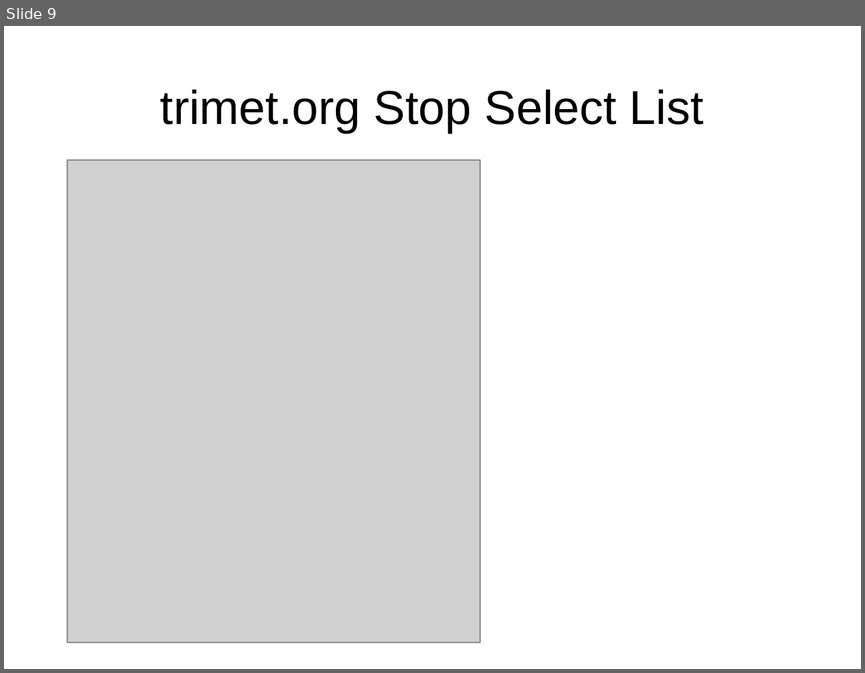
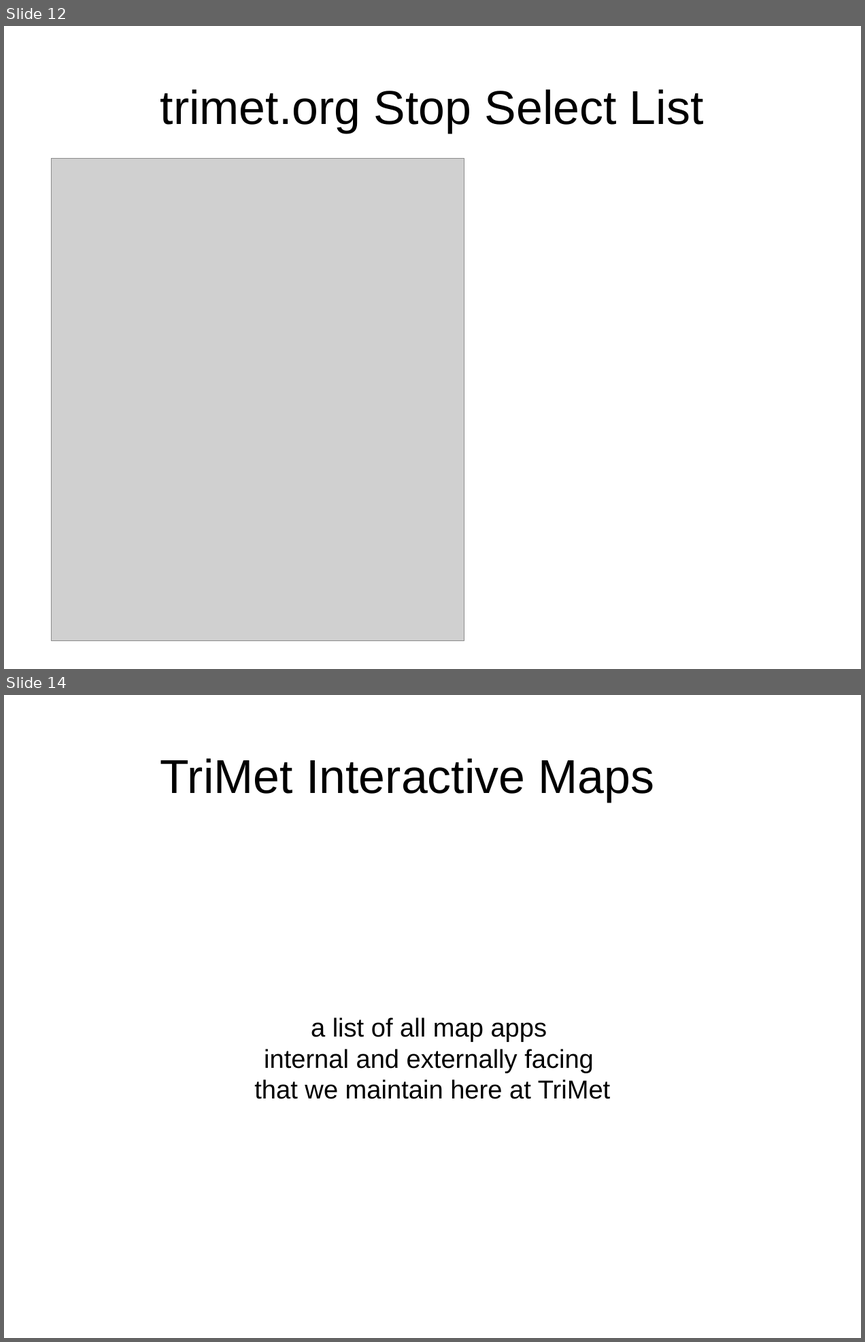
Before and after one commit to OpenTransitTools/loader, a slide deck: docs/trimet/Architecture - Trip Assets.odp. Shown one above the other, each under a label of ours: slide 9 before the commit, slides 12 and 14 after it; the slides between them are not shown. The pictures are 865x673 and 865x1342 pixels, drawn with LibreOffice and Linux fonts; fonts in the diff are those of the drawing; grey boxes stand for pictures. Boxes give left, top, right and bottom in pixels: in the first picture for what was removed or moved away, otherwise in the second. Text is boxed around its words. In the diff, an @@ line names an element or a change of style, - is before the commit and + after.

Commit message:
arch drawing update 1/N ... finish text image imports

```diff
--- a/docs/trimet/Architecture - Trip Assets.odp
+++ b/docs/trimet/Architecture - Trip Assets.odp
@@ slide 14 added at <box>4,695,861,1338</box>, background #FFFFFF @@
@@ title added at <box>160,758,655,802</box>, 44 pt, text #000000 @@
+TriMet Interactive Maps
@@ subtitle added at <box>254,1017,610,1099</box>, 24 pt, text #000000 @@
+a list of all map apps
+internal and externally facing
+that we maintain here at TriMet
@@ what was slide 9 is now slide 12 @@
@@ slide 12 changed as well @@
@@ picture: place and size @@
-picture at <box>67,160,480,642</box>
+picture at <box>52,158,464,640</box>
```
Also in this commit, not shown: 8 other slides changed, 4 other slides added.
